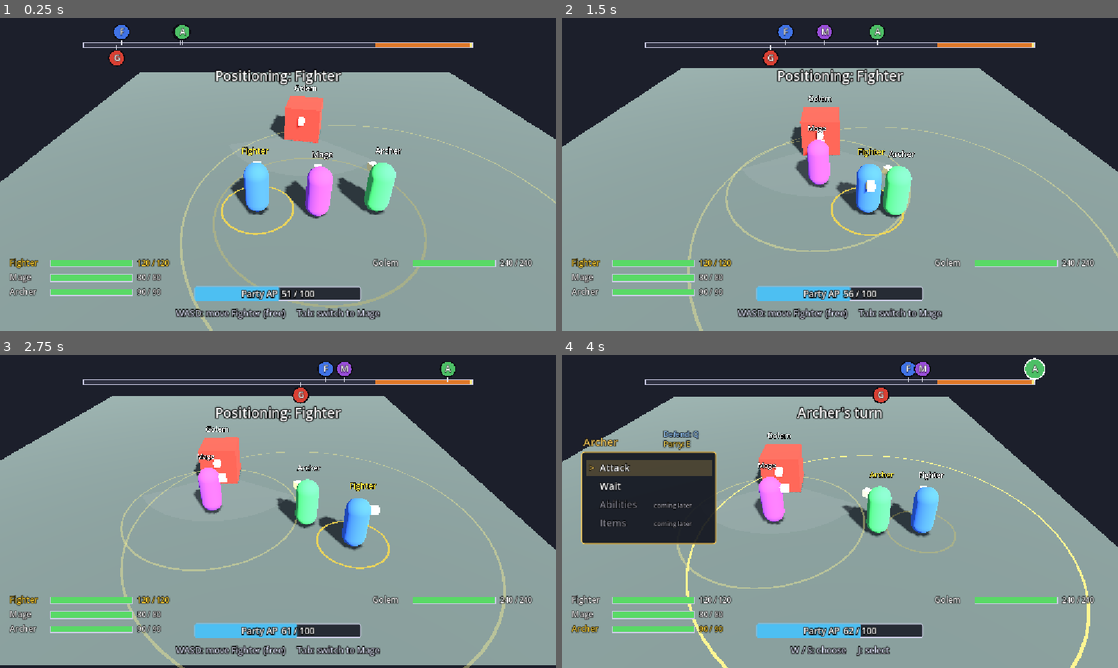
Above: before the commit, frames 1-4 (two rows, left to right).
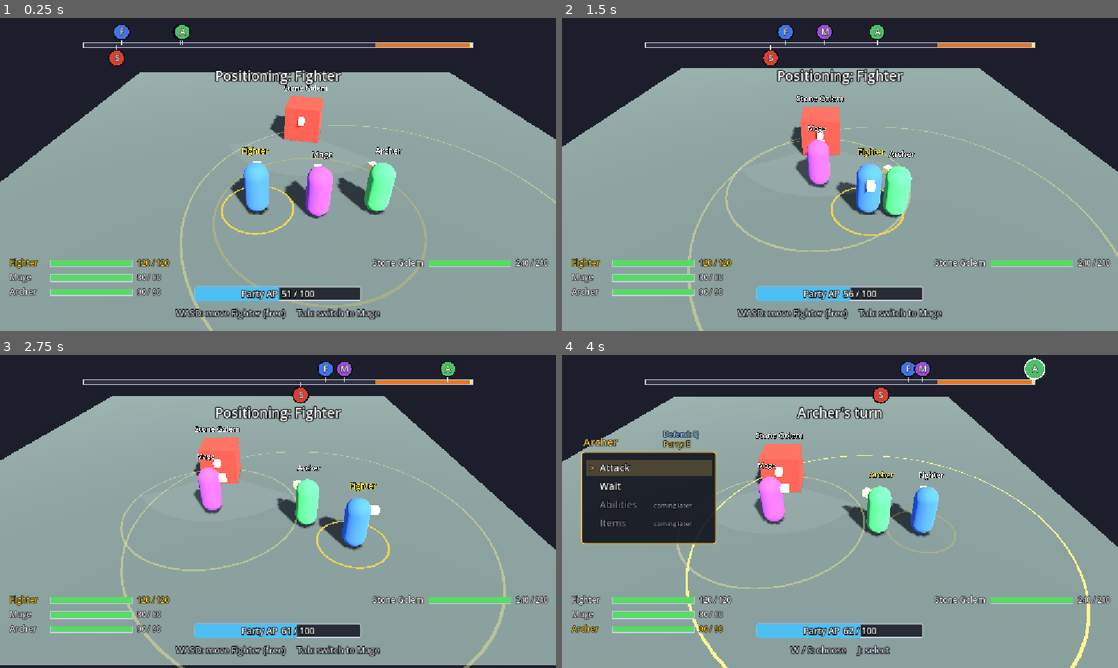
Above: after the commit, the same moments.

Repository: Wyrbun/prototype-jrpg
Game: Godot game, scene res://scenes/battle/battle_arena.tscn
Two runs of this game, one before a commit and one after it. Both use one fixed random seed, a clock stepped at 60 frames per second and the inputs below.
Inputs:
- Up to frame 1 (0.25 s): no input
- Up to frame 2 (1.5 s): hold D (move_right) 0.53-1.28 s; hold Q (defend) 0.53-1.28 s; tap E (parry) at 0.8, 1.35 s; hold S (move_back) from 1.28 s (still down)
- Up to frame 3 (2.75 s): tap Q (defend) at 1.55 s; release S (move_back) at 2.03 s; hold D (move_right) from 2.03 s (still down); hold J (confirm) from 2.03 s (still down); tap E (parry) at 2.3 s
- Up to frame 4 (4 s): release D (move_right) at 2.78 s; release J (confirm) at 2.78 s; hold W (move_forward) 2.78-3.53 s; tap Q (defend) at 2.85 s; hold A (move_left) from 3.53 s (still down); hold Space (end_turn) from 3.53 s (still down); tap E (parry) at 3.8 s

The runs differ from the first frame. In frame 1, 0.5% of the frame differs, in the area x 20-99%, y 11-80%; in frame 2, 0.5%, in the area x 36-99%, y 11-80%; in frame 3, 0.5%; in frame 4, 0.5%.

Commit message:
Enemy template and Stone Golem
Enemy skills are now EnemySkill resources edited in the Inspector (kind, weight, cone/circle/line/donut area, damage, wind-up, cannot be parried/blocked). Golem becomes the Stone Golem: Heavy Attack, Crush, Rock Stomp. Docs updated.

Co-Authored-By: Claude Opus 5.5 <noreply@anthropic.com>
Claude-Session: https://claude.ai/code/session_01S8eb9ZThBNoVr4PehxFGnP

Diff:
--- a/scenes/battle/battle_arena.tscn
+++ b/scenes/battle/battle_arena.tscn
@@ -6,6 +6,40 @@
 [ext_resource type="Script" path="res://scripts/battle/attack_range.gd" id="4_range"]
 [ext_resource type="Script" path="res://scripts/battle/party_status.gd" id="5_status"]
 [ext_resource type="Script" path="res://scripts/battle/battle_menu.gd" id="6_menu"]
+[ext_resource type="Script" path="res://scripts/battle/enemy_skill.gd" id="7_skill"]
+
+[sub_resource type="Resource" id="Skill_heavy"]
+script = ExtResource("7_skill")
+skill_name = "Heavy Attack"
+kind = 1
+weight = 3
+shape = 0
+radius = 4.2
+angle = 70.0
+damage = 35
+windup = 1.4
+
+[sub_resource type="Resource" id="Skill_crush"]
+script = ExtResource("7_skill")
+skill_name = "Crush"
+kind = 1
+weight = 2
+shape = 2
+radius = 8.0
+width = 1.4
+damage = 40
+windup = 1.6
+
+[sub_resource type="Resource" id="Skill_stomp"]
+script = ExtResource("7_skill")
+skill_name = "Rock Stomp"
+kind = 0
+weight = 3
+shape = 1
+radius = 2.6
+angle = 360.0
+damage = 20
+windup = 1.0
 
 [sub_resource type="Environment" id="Environment_main"]
 background_mode = 1
@@ -174,10 +208,11 @@
 [node name="Golem" type="Node3D" parent="Enemies"]
 transform = Transform3D(-1, 0, 0, 0, 1, 0, 0, 0, -1, 0, 0, -2)
 script = ExtResource("2_combatant")
-display_name = "Golem"
+display_name = "Stone Golem"
 team = 1
 max_hp = 240
 speed = 9.0
+skills = Array[ExtResource("7_skill")]([SubResource("Skill_heavy"), SubResource("Skill_crush"), SubResource("Skill_stomp")])
 move_speed = 2.5
 turn_speed_degrees = 90.0
 body_radius = 0.95
@@ -195,7 +230,7 @@
 [node name="NameLabel" type="Label3D" parent="Enemies/Golem"]
 transform = Transform3D(1, 0, 0, 0, 1, 0, 0, 0, 1, 0, 2.3, 0)
 billboard = 1
-text = "Golem"
+text = "Stone Golem"
 font_size = 64
 outline_size = 16
 
--- a/scripts/battle/attack_range.gd
+++ b/scripts/battle/attack_range.gd
@@ -20,6 +20,11 @@
 const SEGMENTS := 40
 
 var live := false
+## The current shape (an EnemySkill.Shape). Dormant is always a cone.
+var shape: int = EnemySkill.Shape.CONE
+## Line width and donut hole size, used by those shapes.
+var width: float = 1.2
+var inner_radius: float = 0.0
 var _live_color := Color.RED
 var _alert := false
 var _base_radius: float
@@ -36,27 +41,31 @@
 	_material.cull_mode = BaseMaterial3D.CULL_DISABLED
 	material_override = _material
 	cast_shadow = GeometryInstance3D.SHADOW_CASTING_SETTING_OFF
-	mesh = _build_cone_mesh()
+	mesh = _build_mesh()
 	_refresh_color()
 
 
 ## Reshapes the area for a loaded skill and makes it live.
-func show_skill(new_radius: float, new_angle: float, color: Color) -> void:
-	radius = new_radius
-	angle_degrees = new_angle
-	_live_color = color
+func show_skill(skill: EnemySkill) -> void:
+	shape = skill.shape
+	radius = skill.radius
+	angle_degrees = 360.0 if skill.shape == EnemySkill.Shape.CIRCLE else skill.angle
+	width = skill.width
+	inner_radius = skill.inner_radius
+	_live_color = skill.color()
 	live = true
-	mesh = _build_cone_mesh()
+	mesh = _build_mesh()
 	_refresh_color()
 
 
 ## Back to the faint, harmless default shape.
 func go_dormant() -> void:
+	shape = EnemySkill.Shape.CONE
 	radius = _base_radius
 	angle_degrees = _base_angle
 	live = false
 	_alert = false
-	mesh = _build_cone_mesh()
+	mesh = _build_mesh()
 	_refresh_color()
 
 
@@ -64,13 +73,24 @@
 func contains(point: Vector3, extra_radius: float = 0.0) -> bool:
 	var to_point := point - global_position
 	to_point.y = 0.0
+	var forward := -global_basis.z
+	forward.y = 0.0
+	forward = forward.normalized()
 	var distance := to_point.length()
+	match shape:
+		EnemySkill.Shape.LINE:
+			# A rectangle starting at the enemy and running forward.
+			var along := to_point.dot(forward)
+			var side := absf(to_point.dot(forward.cross(Vector3.UP)))
+			return along >= -extra_radius and along <= radius + extra_radius \
+					and side <= width / 2.0 + extra_radius
+		EnemySkill.Shape.DONUT:
+			# Safe close up and far away.
+			return distance <= radius + extra_radius and distance >= inner_radius - extra_radius
 	if distance > radius + extra_radius:
 		return false
 	if distance < 0.001 or angle_degrees >= 360.0:
 		return true
-	var forward := -global_basis.z
-	forward.y = 0.0
 	return rad_to_deg(forward.angle_to(to_point)) <= angle_degrees / 2.0
 
 
@@ -90,20 +110,34 @@
 	_material.albedo_color = c
 
 
-## Builds a flat fan of triangles pointing forward (-Z), lying on the floor.
-func _build_cone_mesh() -> ArrayMesh:
-	var half := deg_to_rad(angle_degrees) / 2.0
+func _build_mesh() -> ArrayMesh:
 	var vertices := PackedVector3Array()
-	for i in SEGMENTS:
-		var a0 := -half + 2.0 * half * i / SEGMENTS
-		var a1 := -half + 2.0 * half * (i + 1) / SEGMENTS
-		vertices.append(Vector3.ZERO)
-		vertices.append(Vector3(sin(a0), 0.0, -cos(a0)) * radius)
-		vertices.append(Vector3(sin(a1), 0.0, -cos(a1)) * radius)
+	match shape:
+		EnemySkill.Shape.LINE:
+			var h := width / 2.0
+			var corners := [Vector3(-h, 0, 0), Vector3(h, 0, 0), Vector3(h, 0, -radius), Vector3(-h, 0, -radius)]
+			vertices.append_array([corners[0], corners[1], corners[2], corners[0], corners[2], corners[3]])
+		EnemySkill.Shape.DONUT:
+			var inner := clampf(inner_radius, 0.0, radius)
+			for i in SEGMENTS:
+				var a0 := TAU * i / SEGMENTS
+				var a1 := TAU * (i + 1) / SEGMENTS
+				var d0 := Vector3(sin(a0), 0.0, -cos(a0))
+				var d1 := Vector3(sin(a1), 0.0, -cos(a1))
+				vertices.append_array([d0 * inner, d0 * radius, d1 * radius, d0 * inner, d1 * radius, d1 * inner])
+		_:
+			# A flat fan of triangles pointing forward (-Z).
+			var half := deg_to_rad(angle_degrees) / 2.0
+			for i in SEGMENTS:
+				var a0 := -half + 2.0 * half * i / SEGMENTS
+				var a1 := -half + 2.0 * half * (i + 1) / SEGMENTS
+				vertices.append(Vector3.ZERO)
+				vertices.append(Vector3(sin(a0), 0.0, -cos(a0)) * radius)
+				vertices.append(Vector3(sin(a1), 0.0, -cos(a1)) * radius)
 
 	var arrays := []
 	arrays.resize(Mesh.ARRAY_MAX)
 	arrays[Mesh.ARRAY_VERTEX] = vertices
-	var cone := ArrayMesh.new()
-	cone.add_surface_from_arrays(Mesh.PRIMITIVE_TRIANGLES, arrays)
-	return cone
+	var area := ArrayMesh.new()
+	area.add_surface_from_arrays(Mesh.PRIMITIVE_TRIANGLES, arrays)
+	return area
--- a/scripts/battle/battle_arena.gd
+++ b/scripts/battle/battle_arena.gd
@@ -135,6 +135,7 @@
 class Strike:
 	var enemy: Combatant
 	var skill: int
+	var def: EnemySkill
 	var targets: Array[Combatant] = []
 	var windup: float = 1.0
 	var time_left: float = 1.0
@@ -543,34 +544,27 @@
 ## you only see that it's preparing something, not what.
 ## Defense and Counter take effect right away (still hidden).
 func _begin_cast(enemy: Combatant) -> void:
-	enemy.loaded_skill = enemy.pick_skill()
+	enemy.loaded_def = enemy.pick_skill()
+	enemy.loaded_skill = enemy.loaded_def.kind
 	enemy.skill_revealed = false
 	enemy.stance_time_left = 0.0
-	enemy.loaded_shape = enemy.take_attack_shape() if enemy.loaded_skill == Skills.Kind.ATTACK else {}
 	enemy.stance = Skills.NONE if Skills.is_offensive(enemy.loaded_skill) else enemy.loaded_skill
 	enemy.show_skill_text("...", Color(0.75, 0.75, 0.8))
-	print("%s is preparing %s (hidden)" % [enemy.display_name, Skills.info(enemy.loaded_skill)["name"]])
+	print("%s is preparing %s (hidden)" % [enemy.display_name, enemy.loaded_def.skill_name])
 
 
 ## Late in the casting zone the prepared skill becomes visible: on the
 ## bar, above the enemy, and as a live area on the floor.
 func _reveal_skill(enemy: Combatant) -> void:
 	enemy.skill_revealed = true
-	var skill := Skills.info(enemy.loaded_skill)
-	var radius: float = skill["radius"]
-	var angle: float = skill["angle"]
-	var text := String(skill["name"]).to_upper()
-	if not enemy.loaded_shape.is_empty():
-		radius = enemy.loaded_shape["radius"]
-		angle = enemy.loaded_shape["angle"]
-		if enemy.loaded_shape["label"] != "":
-			text += " (%s)" % enemy.loaded_shape["label"]
+	var def := enemy.loaded_def
+	var text := def.skill_name.to_upper()
 	if enemy.attack_range:
-		enemy.attack_range.show_skill(radius, angle, skill["color"])
-	if not skill["offensive"]:
+		enemy.attack_range.show_skill(def)
+	if not def.is_offensive():
 		text += " STANCE"
-	enemy.show_skill_text(text, skill["color"])
-	print("%s reveals %s" % [enemy.display_name, skill["name"]])
+	enemy.show_skill_text(text, def.color())
+	print("%s reveals %s" % [enemy.display_name, def.skill_name])
 
 
 ## The enemy reached the end of the bar (or was triggered). Attack and
@@ -581,9 +575,8 @@
 func _enemy_unleash(enemy: Combatant, reset_timeline: bool) -> void:
 	if not enemy.skill_revealed:
 		_reveal_skill(enemy)
-	var skill := Skills.info(enemy.loaded_skill)
-	var skill_name: String = skill["name"]
-	if skill["offensive"]:
+	var skill_name := enemy.loaded_def.skill_name
+	if enemy.loaded_def.is_offensive():
 		var targets: Array[Combatant] = []
 		for member in _standing(party):
 			if enemy.attack_range and enemy.attack_range.contains(member.global_position, member.body_radius):
@@ -613,7 +606,7 @@
 	enemy.skill_revealed = false
 	enemy.stance = Skills.NONE
 	enemy.stance_time_left = 0.0
-	enemy.loaded_shape = {}
+	enemy.loaded_def = null
 	if reset_timeline:
 		_send_to_start(enemy)
 
@@ -624,7 +617,7 @@
 		if enemy.stance == Skills.NONE or enemy.loaded_skill != Skills.NONE or enemy.stance_time_left <= 0.0:
 			continue
 		enemy.stance_time_left -= delta
-		var skill_name: String = Skills.info(enemy.stance)["name"]
+		var skill_name: String = enemy.loaded_def.skill_name if enemy.loaded_def else Skills.info(enemy.stance)["name"]
 		if enemy.stance_time_left <= 0.0:
 			_flash("%s's %s stance ends" % [enemy.display_name, skill_name])
 			_finish_enemy_skill(enemy, false)
@@ -651,7 +644,7 @@
 		if _world_moved and active == null and _strike == null:
 			_enemy_unleash(enemy, true)  # someone touched it: it strikes now
 		else:
-			var skill_name: String = Skills.info(enemy.loaded_skill)["name"]
+			var skill_name := enemy.loaded_def.skill_name
 			warnings.append("%s's %s will hit: %s" % [enemy.display_name, skill_name, ", ".join(targets)])
 	warning_label.text = "\n".join(warnings)
 
@@ -675,8 +668,9 @@
 	var s := Strike.new()
 	s.enemy = enemy
 	s.skill = enemy.loaded_skill
+	s.def = enemy.loaded_def
 	s.targets = targets
-	s.windup = Skills.info(s.skill)["windup"]
+	s.windup = s.def.windup
 	s.time_left = s.windup
 	s.reset_timeline = reset_timeline
 	for target in targets:
@@ -690,7 +684,7 @@
 		s.markers.append(marker)
 		s.rings.append(ring)
 	_strike = s
-	print("%s's %s strikes at %s" % [enemy.display_name, Skills.info(s.skill)["name"], _names(targets)])
+	print("%s's %s strikes at %s" % [enemy.display_name, s.def.skill_name, _names(targets)])
 
 
 func _update_strike(delta: float) -> void:
@@ -719,6 +713,9 @@
 func _try_parry() -> void:
 	if _strike.reaction != Reaction.NONE:
 		return
+	if _strike.def.cannot_be_parried:
+		_flash("%s can't be parried!" % _strike.def.skill_name)
+		return
 	if _strike.time_left <= parry_window:
 		_strike.reaction = Reaction.PARRY
 	else:
@@ -728,6 +725,9 @@
 ## Q: Defend. Costs AP, can't be combined with a parry attempt.
 func _try_defend() -> void:
 	if _strike.reaction != Reaction.NONE:
+		return
+	if _strike.def.cannot_be_blocked:
+		_flash("%s can't be blocked!" % _strike.def.skill_name)
 		return
 	if ap < defend_cost:
 		_flash("Not enough AP to defend (%d needed)" % defend_cost)
@@ -742,9 +742,8 @@
 	for node in s.rings + s.markers:
 		node.queue_free()
 
-	var skill := Skills.info(s.skill)
-	var skill_name: String = skill["name"]
-	var damage: int = skill["damage"]
+	var skill_name := s.def.skill_name
+	var damage := s.def.damage
 	var who := _names(s.targets)
 	var lines: PackedStringArray = []
 
@@ -1224,7 +1223,7 @@
 	controls_label.text = _controls_hint()
 
 	if _strike != null:
-		var skill_name: String = Skills.info(_strike.skill)["name"]
+		var skill_name := _strike.def.skill_name
 		turn_label.text = "%s: %s!" % [_strike.enemy.display_name, skill_name.to_upper()]
 		warning_label.text = _strike_prompt()
 	elif active == null:
@@ -1256,7 +1255,9 @@
 			return "Too early!"
 		Reaction.DEFEND:
 			return "Defending..."
-	var prompt := "E: Parry when the ring turns gold     Q: Defend (%d AP)" % defend_cost
+	var parry_hint := "E: can't Parry this" if _strike.def.cannot_be_parried else "E: Parry when the ring turns gold"
+	var defend_hint := "Q: can't Defend this" if _strike.def.cannot_be_blocked else "Q: Defend (%d AP)" % defend_cost
+	var prompt := parry_hint + "     " + defend_hint
 	if _flash_time_left > 0.0:
 		prompt = _flash_message + "\n" + prompt
 	return prompt
--- a/scripts/battle/combatant.gd
+++ b/scripts/battle/combatant.gd
@@ -24,6 +24,10 @@
 ## Party only: how much AP of moves fits in this fighter's combo bar.
 ## A bigger limit means a longer bar and longer combos.
 @export var combo_limit: float = 50.0
+## Enemies only: the skills it can prepare. Add an element, choose
+## "New EnemySkill" and fill it in. Left empty, the enemy uses a basic
+## Attack / Smash / Defense / Counter set.
+@export var skills: Array[EnemySkill] = []
 
 @export_group("Movement")
 ## Walking speed in meters per second.
@@ -54,23 +58,9 @@
 ## The enemy's danger cone, if it has one (party members don't).
 var attack_range: AttackRange = null
 
-## Enemies only: how often each skill gets loaded. Bigger number = more often.
-var skill_weights := {
-	Skills.Kind.ATTACK: 4,
-	Skills.Kind.SMASH: 2,
-	Skills.Kind.DEFENSE: 2,
-	Skills.Kind.COUNTER: 1,
-}
-## Enemies only: the shapes its Attack cycles through, one per Attack, in
-## order. Each has a label (shown on reveal), a radius and a width.
-var attack_shapes: Array[Dictionary] = [
-	{"label": "", "radius": 3.7, "angle": 120.0},        # normal cone
-	{"label": "CIRCLE", "radius": 2.4, "angle": 360.0},  # short-range, all around
-	{"label": "LONG", "radius": 7.4, "angle": 30.0},     # narrow, double length
-]
-var _next_attack_shape := 0
-## The shape of the Attack being prepared (empty when not attacking).
-var loaded_shape: Dictionary = {}
+## Enemies only: the skill being prepared, with its shape, damage and
+## rules (null when not preparing or holding a stance).
+var loaded_def: EnemySkill = null
 ## Seconds a Defense/Counter stance stays up after the enemy's turn.
 var stance_time_left := 0.0
 
@@ -231,26 +221,34 @@
 	_lunge_tween.tween_property(body, "position", _body_rest_position, 0.15)
 
 
-## Enemies only: picks a skill at random, following skill_weights.
-func pick_skill() -> int:
+## Enemies only: picks one of its skills at random, by weight.
+func pick_skill() -> EnemySkill:
+	var pool := skills if not skills.is_empty() else _basic_skills()
 	var total := 0
-	for weight in skill_weights.values():
-		total += weight
+	for skill in pool:
+		total += skill.weight
+	if total <= 0:
+		return pool[0]
 	var roll := randi_range(1, total)
-	for kind in skill_weights:
-		roll -= skill_weights[kind]
+	for skill in pool:
+		roll -= skill.weight
 		if roll <= 0:
-			return kind
-	return Skills.Kind.ATTACK
-
-
-## Enemies only: the next Attack shape in the cycle.
-func take_attack_shape() -> Dictionary:
-	if attack_shapes.is_empty():
-		return {}
-	var shape := attack_shapes[_next_attack_shape % attack_shapes.size()]
-	_next_attack_shape += 1
-	return shape
+			return skill
+	return pool[0]
+
+
+static var _basic_cache: Array[EnemySkill] = []
+
+## The plain skill-triangle set, for enemies with no skills of their own.
+static func _basic_skills() -> Array[EnemySkill]:
+	if _basic_cache.is_empty():
+		var weights := {Skills.Kind.ATTACK: 4, Skills.Kind.SMASH: 2, Skills.Kind.DEFENSE: 2, Skills.Kind.COUNTER: 1}
+		for kind in weights:
+			var info := Skills.info(kind)
+			var shape := EnemySkill.Shape.CIRCLE if info["angle"] >= 360.0 else EnemySkill.Shape.CONE
+			_basic_cache.append(EnemySkill.make(info["name"], kind, shape, info["radius"], info["angle"],
+					info.get("damage", 0), info.get("windup", 1.0), weights[kind]))
+	return _basic_cache
 
 
 ## Enemies only: sets the floating skill text ("" hides it).
--- /dev/null
+++ b/scripts/battle/enemy_skill.gd
@@ -0,0 +1,65 @@
+class_name EnemySkill
+extends Resource
+## One skill an enemy can prepare in the casting zone.
+##
+## Enemies keep a list of these in their "Skills" property (select the enemy
+## and look under Combat in the Inspector). Each entry is edited right there:
+## add a new element, pick "New EnemySkill", and fill it in. Duplicating an
+## enemy node and changing its skills is how you design a new enemy.
+
+## The area's shape on the floor. A half-circle is a Cone with a 180 angle;
+## a circle around the enemy is a Cone with a 360 angle (or Circle).
+enum Shape { CONE, CIRCLE, LINE, DONUT }
+
+## Shown above the enemy and on the timeline once revealed.
+@export var skill_name: String = "Attack"
+## Its place in the skill triangle. Attack/Smash hit; Defense/Counter are
+## stances that last through the casting zone and linger after the turn.
+@export var kind: Skills.Kind = Skills.Kind.ATTACK
+## How often this skill is picked compared to the enemy's other skills.
+@export_range(0, 10) var weight: int = 1
+
+@export_group("Area")
+@export var shape: Shape = Shape.CONE
+## Reach in meters: cone/circle radius, line length, donut outer edge.
+@export var radius: float = 3.7
+## Cone width in degrees (Cone only).
+@export_range(10.0, 360.0) var angle: float = 120.0
+## Line width in meters (Line only).
+@export var width: float = 1.2
+## Size of the safe hole in the middle, in meters (Donut only).
+@export var inner_radius: float = 1.5
+
+@export_group("Hit")
+## Damage of a hit that isn't Parried or Defended.
+@export var damage: int = 20
+## Seconds from the start of the strike until the hit lands. Longer gives
+## more time to read and react.
+@export var windup: float = 1.0
+## Parry (E) does nothing against this skill.
+@export var cannot_be_parried: bool = false
+## Defend (Q) does nothing against this skill (it also ignores Defense).
+@export var cannot_be_blocked: bool = false
+
+
+func is_offensive() -> bool:
+	return Skills.is_offensive(kind)
+
+
+func color() -> Color:
+	return Skills.info(kind)["color"]
+
+
+## A skill built in code, for enemies that have no skills set in the scene.
+static func make(p_name: String, p_kind: int, p_shape: int, p_radius: float, p_angle: float,
+		p_damage: int, p_windup: float, p_weight: int) -> EnemySkill:
+	var skill := EnemySkill.new()
+	skill.skill_name = p_name
+	skill.kind = p_kind
+	skill.shape = p_shape
+	skill.radius = p_radius
+	skill.angle = p_angle
+	skill.damage = p_damage
+	skill.windup = p_windup
+	skill.weight = p_weight
+	return skill
--- a/scripts/battle/party_status.gd
+++ b/scripts/battle/party_status.gd
@@ -7,6 +7,7 @@
 ## turn if they don't get hit again first.
 
 const ROW_HEIGHT := 30.0
+## Where bars start at the least; pushed right for long names.
 const BAR_X := 84.0
 const BAR_WIDTH := 170.0
 const BAR_HEIGHT := 14.0
@@ -21,13 +22,17 @@
 
 func _draw() -> void:
 	var font := ThemeDB.fallback_font
+	# Bars start after the longest name, so names like "Stone Golem" fit.
+	var bar_x := BAR_X
+	for c in party:
+		bar_x = maxf(bar_x, font.get_string_size(c.display_name, HORIZONTAL_ALIGNMENT_LEFT, -1, 17).x + 12.0)
 	for i in party.size():
 		var c := party[i]
 		var y := i * ROW_HEIGHT
 		var name_color := Color(0.5, 0.5, 0.5) if c.is_down else (Color(1.0, 0.82, 0.2) if c == controlled else Color.WHITE)
 		_text(font, Vector2(0, y + 17), c.display_name, 17, name_color)
 
-		var bar := Rect2(BAR_X, y + 5, BAR_WIDTH, BAR_HEIGHT)
+		var bar := Rect2(bar_x, y + 5, BAR_WIDTH, BAR_HEIGHT)
 		draw_rect(bar, Color(0.08, 0.09, 0.13, 0.85))
 		var hp_width := BAR_WIDTH * float(c.hp) / c.max_hp
 		var recoverable_width := BAR_WIDTH * float(c.recoverable) / c.max_hp
--- a/scripts/battle/timeline_bar.gd
+++ b/scripts/battle/timeline_bar.gd
@@ -45,12 +45,10 @@
 		draw_line(Vector2(x, mid_y), icon, Color(0.9, 0.9, 0.95), 2.0)
 		if c.loaded_skill != Skills.NONE:
 			# Preparing: grey "???" until the skill is revealed.
-			var skill := Skills.info(c.loaded_skill)
-			var skill_color: Color = skill["color"] if c.skill_revealed else Color(0.6, 0.6, 0.65)
+			var def := c.loaded_def
+			var skill_color: Color = def.color() if c.skill_revealed and def else Color(0.6, 0.6, 0.65)
 			draw_circle(icon, radius + 7.0, skill_color)
-			var skill_name := String(skill["name"]).to_upper() if c.skill_revealed else "???"
-			if c.skill_revealed and not c.loaded_shape.is_empty() and c.loaded_shape["label"] != "":
-				skill_name += " (%s)" % c.loaded_shape["label"]
+			var skill_name := def.skill_name.to_upper() if c.skill_revealed and def else "???"
 			var name_size := font.get_string_size(skill_name, HORIZONTAL_ALIGNMENT_LEFT, -1, 14)
 			var name_pos := icon + Vector2(-name_size.x / 2.0, direction * (radius + 22.0) + 5.0)
 			draw_string_outline(font, name_pos, skill_name, HORIZONTAL_ALIGNMENT_LEFT, -1, 14, 4, Color.BLACK)
Not shown, changed: docs/CHANGELOG.md
Not shown, changed: docs/battle-design.md
Not shown, added: docs/enemy-roster.md
